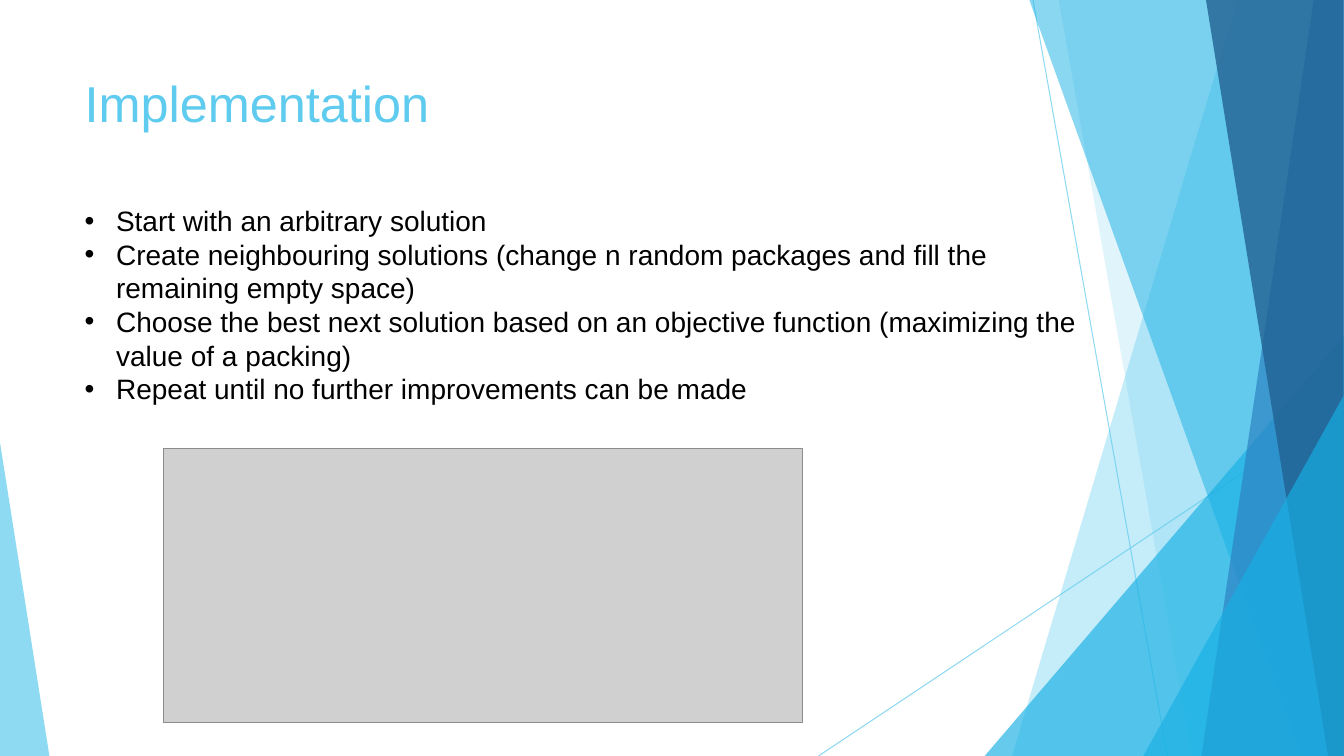
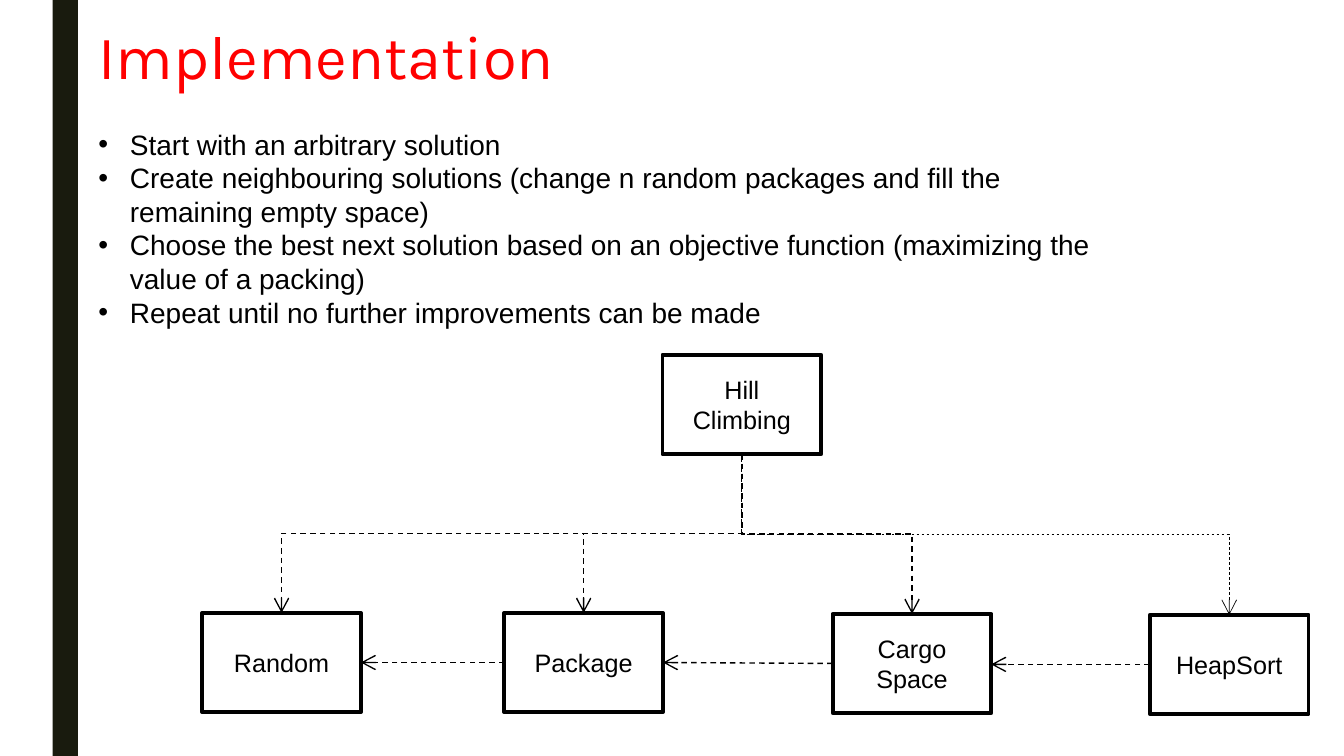
Before and after one commit to swengeler/PP3, a slide deck: slide 14 of Report, presentation and related stuff/Knapsack_problem.pptx (slide 11 before the commit). Drawn at 1344x756 pixels with LibreOffice and Linux fonts; fonts in the diff are those of the drawing; grey boxes stand for pictures. Boxes give left, top, right and bottom in pixels: in the first picture for what was removed or moved away, otherwise in the second. Text is boxed around its words. In the diff, an @@ line names an element or a change of style, - is before the commit and + after.

```diff
--- a/Report, presentation and related stuff/Knapsack_problem.pptx
+++ b/Report, presentation and related stuff/Knapsack_problem.pptx
@@ rectangle added at (x1=52, y1=0, x2=78, y2=756), fill #191B0E @@
@@ title "Implementation" moved from (x1=85, y1=85, x2=429, y2=132) to (x1=99, y1=36, x2=554, y2=94) @@
@@ title "Implementation" at (x1=99, y1=36, x2=554, y2=94): size 36 to 44 pt, font Arial to Karla, text colour #5FCBEF to #FF0000; line spacing 1 to 0.89 @@
@@ text "Start with an arbitrary solution" moved from (x1=116, y1=210, x2=1075, y2=404) to (x1=130, y1=134, x2=1089, y2=328) @@
@@ rectangle added at (x1=662, y1=355, x2=821, y2=454), fill #FFFFFF, outline #000000 2.75 pt, 18 pt, text #000000 @@
+Hill Climbing
@@ group removed at (x1=0, y1=0, x2=1344, y2=756): 5 freeform shapes, 3 triangles, 2 lines @@
@@ picture removed at (x1=164, y1=449, x2=804, y2=723) @@
@@ elbow arrow added from (742, 455) to (281, 613), #000000 1 pt dashed @@
@@ elbow arrow added from (742, 455) to (584, 613), #000000 1 pt dashed @@
@@ elbow arrow added from (742, 455) to (1230, 615), #000000 0.5 pt dashed @@
@@ elbow arrow added from (742, 455) to (912, 614), #000000 1 pt dashed @@
@@ rectangle added at (x1=203, y1=613, x2=361, y2=712), fill #FFFFFF, outline #000000 2.75 pt, 18 pt, text #000000 @@
+Random
@@ rectangle added at (x1=504, y1=613, x2=662, y2=712), fill #FFFFFF, outline #000000 2.75 pt, 18 pt, text #000000 @@
+Package
@@ rectangle added at (x1=833, y1=614, x2=991, y2=713), fill #FFFFFF, outline #000000 2.75 pt, 18 pt, text #000000 @@
+Cargo
+Space
@@ rectangle added at (x1=1150, y1=615, x2=1309, y2=714), fill #FFFFFF, outline #000000 2.75 pt, 18 pt, text #000000 @@
+HeapSort
@@ arrow added from (504, 662) to (361, 662), #000000 1 pt dashed @@
@@ arrow added from (833, 663) to (663, 662), #000000 1 pt dashed @@
@@ elbow arrow added from (1150, 664) to (991, 664), #000000 1 pt dashed @@
```
Also in this commit, not shown: 15 other slides changed, 9 slides added, 1 slide removed.
